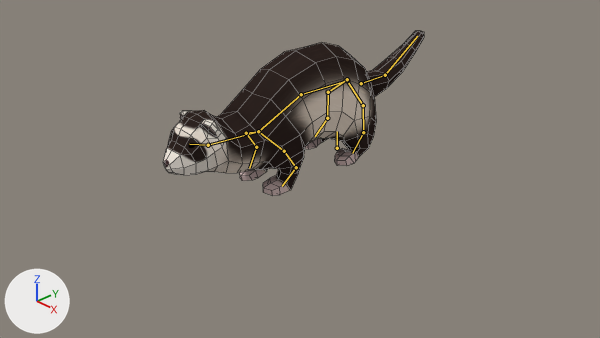
Two versions of the Blender file Assets/Art/3D/Ferret/Ferret.blend, one commit apart.
The view is the same before and after, from the file's camera 'Camera'. The lights are fixed; the arrows at lower left show +X, +Y and +Z. The picture after the commit comes second. Both versions are drawn at frame 17 of the action 'Ferret_Run'; the numbers are the values there. The bones that bend it are drawn over the model as lines. Mesh edges are drawn as thin lines.

In view in the first picture: 'Ferret'.
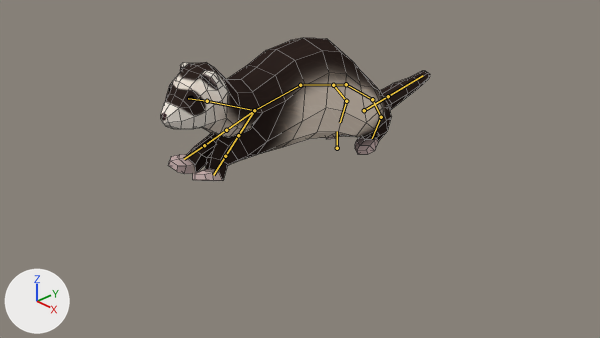
The change, as JSON lines over the scene's bpy script:
```json
{"block": "bone_hip", "where": "bone_hip = bpy.data.objects['Armature'].pose.bones['Hip']"}
{"op": "set", "path": "bone_hip.location", "old": "(0.0, -0.029, -0.049)", "new": "(0.0, 0.0, 0.0)"}
{"op": "set", "path": "bone_hip.rotation_quaternion", "old": "(1.0, -0.014, 0.0, 0.0)", "new": "(0.993, -0.12, 0.0, 0.0)", "note": "degrees (-2, 0, 0) -> degrees (-14, 0, 0)"}
{"block": "bone_neck", "where": "bone_neck = bpy.data.objects['Armature'].pose.bones['Neck']  # child of 'Chest'"}
{"op": "set", "path": "bone_neck.rotation_quaternion", "old": "(0.95, 0.31, 0.031, -0.011)", "new": "(0.966, 0.257, 0.031, -0.013)", "note": "degrees (36, 4, 0) -> degrees (30, 4, -1)"}
{"block": "bone_head", "where": "bone_head = bpy.data.objects['Armature'].pose.bones['Head']  # child of 'Neck'"}
{"op": "set", "path": "bone_head.rotation_quaternion", "old": "(0.925, -0.377, -0.023, 0.021)", "new": "(0.971, -0.236, -0.018, 0.024)", "note": "degrees (-44, -1, 3) -> degrees (-27, -1, 3)"}
{"block": "bone_frontleg_001_l", "where": "bone_frontleg_001_l = bpy.data.objects['Armature'].pose.bones['FrontLeg.001.L']  # child of 'Chest'"}
{"op": "set", "path": "bone_frontleg_001_l.rotation_quaternion", "old": "(0.983, -0.119, -0.006, -0.045)", "new": "(0.829, 0.001, -0.103, 0.55)", "note": "degrees (-14, -1, -5) -> degrees (-7, -10, 68)"}
{"block": "bone_frontleg_002_l", "where": "bone_frontleg_002_l = bpy.data.objects['Armature'].pose.bones['FrontLeg.002.L']  # child of 'FrontLeg.001.L'"}
{"op": "set", "path": "bone_frontleg_002_l.rotation_quaternion", "old": "(0.985, 0.095, 0.06, 0.063)", "new": "(0.903, -0.393, -0.156, 0.072)", "note": "degrees (11, 6, 8) -> degrees (-49, -13, 15)"}
{"block": "bone_frontleg_003_l", "where": "bone_frontleg_003_l = bpy.data.objects['Armature'].pose.bones['FrontLeg.003.L']  # child of 'FrontLeg.002.L'"}
{"op": "set", "path": "bone_frontleg_003_l.rotation_quaternion", "old": "(0.975, 0.058, -0.001, 0.167)", "new": "(0.886, 0.023, -0.061, -0.459)", "note": "degrees (7, -1, 19) -> degrees (6, -5, -55)"}
{"block": "bone_frontleg_001_r", "where": "bone_frontleg_001_r = bpy.data.objects['Armature'].pose.bones['FrontLeg.001.R']  # child of 'Chest'"}
{"op": "set", "path": "bone_frontleg_001_r.rotation_quaternion", "old": "(0.984, -0.109, -0.005, 0.055)", "new": "(0.841, -0.009, 0.096, -0.532)", "note": "degrees (-13, 0, 6) -> degrees (-7, 9, -65)"}
{"block": "bone_frontleg_002_r", "where": "bone_frontleg_002_r = bpy.data.objects['Armature'].pose.bones['FrontLeg.002.R']  # child of 'FrontLeg.001.R'"}
{"op": "set", "path": "bone_frontleg_002_r.rotation_quaternion", "old": "(0.987, 0.092, -0.055, -0.046)", "new": "(0.902, -0.392, 0.166, -0.076)", "note": "degrees (11, -6, -6) -> degrees (-49, 14, -16)"}
{"block": "bone_frontleg_003_r", "where": "bone_frontleg_003_r = bpy.data.objects['Armature'].pose.bones['FrontLeg.003.R']  # child of 'FrontLeg.002.R'"}
{"op": "set", "path": "bone_frontleg_003_r.rotation_quaternion", "old": "(0.979, 0.055, 0.002, -0.148)", "new": "(0.886, 0.02, 0.066, 0.459)", "note": "degrees (6, 1, -17) -> degrees (6, 6, 55)"}
{"block": "bone_backleg_001_l", "where": "bone_backleg_001_l = bpy.data.objects['Armature'].pose.bones['BackLeg.001.L']  # child of 'Origin'"}
{"op": "set", "path": "bone_backleg_001_l.location", "old": "(-0.016, -0.026, 0.042)", "new": "(0.0, 0.0, 0.0)"}
{"op": "set", "path": "bone_backleg_001_l.rotation_quaternion", "old": "(0.994, -0.046, -0.016, -0.043)", "new": "(0.982, 0.112, 0.079, 0.129)", "note": "degrees (-5, -2, -5) -> degrees (14, 7, 16)"}
{"block": "bone_backleg_002_l", "where": "bone_backleg_002_l = bpy.data.objects['Armature'].pose.bones['BackLeg.002.L']  # child of 'BackLeg.001.L'"}
{"op": "set", "path": "bone_backleg_002_l.rotation_quaternion", "old": "(0.998, 0.045, -0.022, -0.027)", "new": "(0.993, -0.066, 0.045, 0.088)", "note": "degrees (5, -2, -3) -> degrees (-7, 6, 10)"}
{"block": "bone_backleg_003_l", "where": "bone_backleg_003_l = bpy.data.objects['Armature'].pose.bones['BackLeg.003.L']  # child of 'BackLeg.002.L'"}
{"op": "set", "path": "bone_backleg_003_l.rotation_quaternion", "old": "(0.993, 0.042, 0.001, 0.066)", "new": "(0.995, -0.066, 0.001, -0.069)", "note": "degrees (5, 0, 8) -> degrees (-8, 0, -8)"}
{"block": "bone_backleg_001_r", "where": "bone_backleg_001_r = bpy.data.objects['Armature'].pose.bones['BackLeg.001.R']  # child of 'Origin'"}
{"op": "set", "path": "bone_backleg_001_r.location", "old": "(0.015, -0.035, 0.054)", "new": "(0.0, 0.0, 0.0)"}
{"op": "set", "path": "bone_backleg_001_r.rotation_quaternion", "old": "(0.994, -0.049, 0.021, 0.05)", "new": "(0.979, 0.106, -0.094, -0.149)", "note": "degrees (-6, 3, 6) -> degrees (14, -9, -18)"}
{"block": "bone_backleg_002_r", "where": "bone_backleg_002_r = bpy.data.objects['Armature'].pose.bones['BackLeg.002.R']  # child of 'BackLeg.001.R'"}
{"op": "set", "path": "bone_backleg_002_r.rotation_quaternion", "old": "(0.997, 0.049, 0.023, 0.029)", "new": "(0.992, -0.046, -0.041, -0.106)", "note": "degrees (6, 2, 3) -> degrees (-5, -5, -12)"}
{"block": "bone_backleg_003_r", "where": "bone_backleg_003_r = bpy.data.objects['Armature'].pose.bones['BackLeg.003.R']  # child of 'BackLeg.002.R'"}
{"op": "set", "path": "bone_backleg_003_r.rotation_quaternion", "old": "(0.993, 0.044, -0.001, -0.066)", "new": "(0.997, -0.054, -0.001, 0.049)", "note": "degrees (5, 0, -8) -> degrees (-6, 0, 6)"}
{"block": "bone_tail_001", "where": "bone_tail_001 = bpy.data.objects['Armature'].pose.bones['Tail.001']  # child of 'Origin'"}
{"op": "set", "path": "bone_tail_001.location", "old": "(0.0, -0.307, 0.313)", "new": "(0.0, 0.0, 0.0)"}
{"op": "set", "path": "bone_tail_001.rotation_quaternion", "old": "(0.959, 0.282, 0.0, 0.0)", "new": "(0.935, 0.355, 0.0, 0.0)", "note": "degrees (33, 0, 0) -> degrees (42, 0, 0)"}
{"block": "bone_tail_002", "where": "bone_tail_002 = bpy.data.objects['Armature'].pose.bones['Tail.002']  # child of 'Tail.001'"}
{"op": "set", "path": "bone_tail_002.rotation_quaternion", "old": "(0.998, 0.053, 0.0, 0.0)", "new": "(0.973, -0.229, 0.0, 0.0)", "note": "degrees (6, 0, 0) -> degrees (-27, 0, 0)"}
```

Changed parts and their boxes [x1, y1, x2, y2] in the pictures (600 x 338 px):
```json
{"object": "Ferret", "change": "posed", "before": [163, 31, 424, 196], "after": [161, 38, 430, 181], "on screen": "13% shorter"}
{"bone": "Hip", "before": "(347, 80) to (301, 94)", "after": "(346, 84) to (300, 85)"}
{"bone": "Neck", "before": "(258, 131) to (208, 145)", "after": "(254, 110) to (207, 101)"}
{"bone": "Head", "before": "(208, 145) to (189, 144)", "after": "(207, 101) to (188, 98)"}
{"bone": "FrontLeg.001.L", "before": "(258, 131) to (284, 151)", "after": "(254, 110) to (238, 135)"}
{"bone": "FrontLeg.002.L", "before": "(284, 151) to (296, 167)", "after": "(238, 135) to (225, 156)"}
{"bone": "FrontLeg.003.L", "before": "(296, 167) to (282, 186)", "after": "(225, 156) to (213, 175)"}
{"bone": "FrontLeg.001.R", "before": "(258, 131) to (246, 133)", "after": "(254, 110) to (226, 130)"}
{"bone": "FrontLeg.002.R", "before": "(246, 133) to (256, 147)", "after": "(226, 130) to (204, 145)"}
{"bone": "FrontLeg.003.R", "before": "(256, 147) to (249, 168)", "after": "(204, 145) to (184, 159)"}
{"bone": "BackLeg.001.L", "before": "(347, 80) to (363, 105)", "after": "(346, 84) to (372, 99)"}
{"bone": "BackLeg.002.L", "before": "(363, 105) to (363, 132)", "after": "(372, 99) to (381, 117)"}
{"bone": "BackLeg.003.L", "before": "(363, 132) to (352, 153)", "after": "(381, 117) to (372, 138)"}
{"bone": "BackLeg.001.R", "before": "(347, 79) to (328, 92)", "after": "(346, 84) to (333, 85)"}
{"bone": "BackLeg.002.R", "before": "(328, 92) to (327, 118)", "after": "(333, 85) to (346, 101)"}
{"bone": "BackLeg.003.R", "before": "(327, 118) to (315, 136)", "after": "(346, 101) to (340, 122)"}
{"bone": "Tail.001", "before": "(361, 83) to (385, 75)", "after": "(364, 110) to (388, 96)"}
{"bone": "Tail.002", "before": "(385, 75) to (417, 36)", "after": "(388, 96) to (423, 75)"}
```
